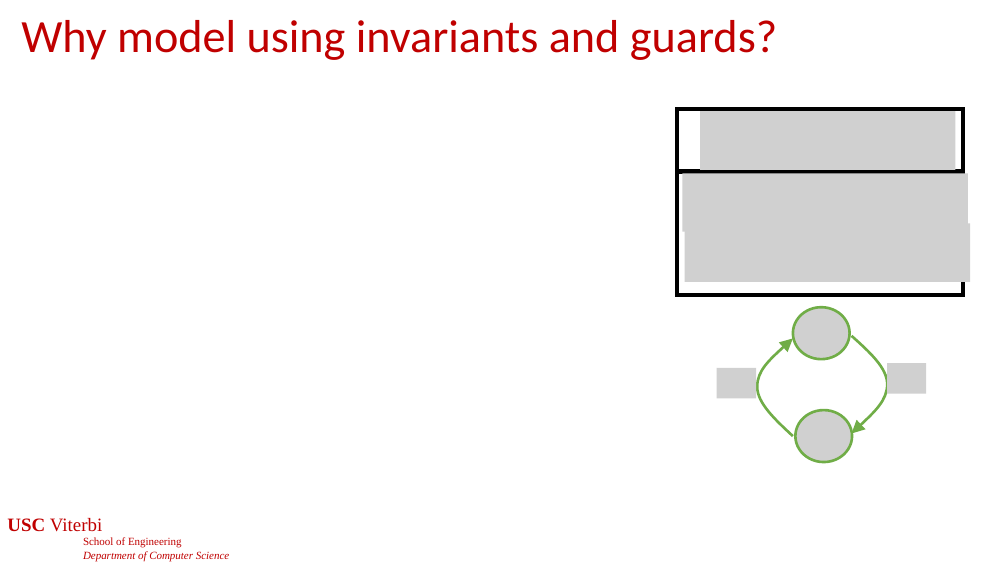
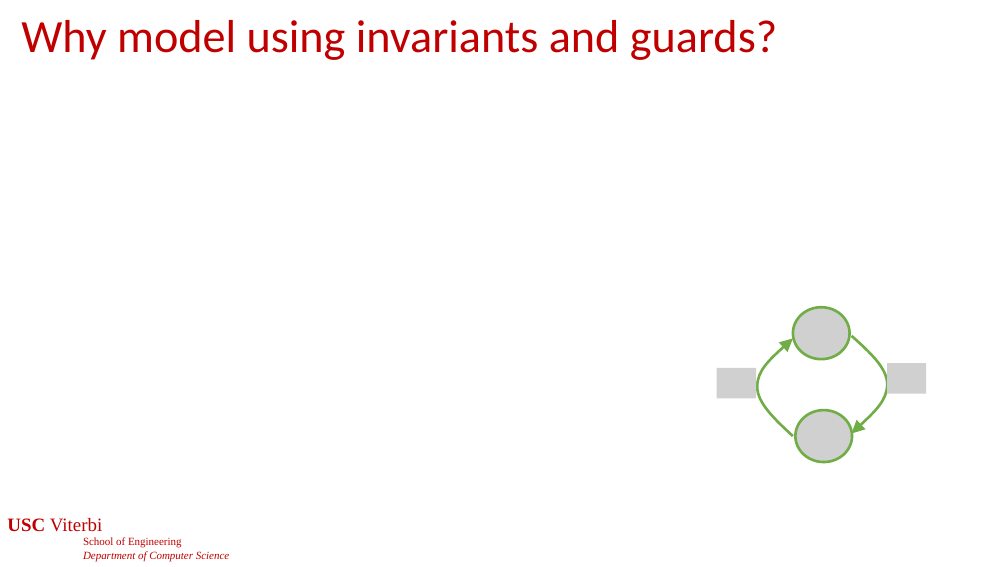
Before and after one commit to jdeshmukh/jdeshmukh.github.io, a slide deck: slide 13 of teaching/cs513-autocps-fall-2025/slides/TimedModels.pptx. Drawn at 1008x567 pixels with LibreOffice and Linux fonts; fonts in the diff are those of the drawing; grey boxes stand for pictures; background and template pictures are left out. Boxes give left, top, right and bottom in pixels: in the first picture for what was removed or moved away, otherwise in the second. Text is boxed around its words. In the diff, an @@ line names an element or a change of style, - is before the commit and + after.

```diff
--- a/teaching/cs513-autocps-fall-2025/slides/TimedModels.pptx
+++ b/teaching/cs513-autocps-fall-2025/slides/TimedModels.pptx
@@ group removed at bbox=[678, 109, 971, 295]: 3 pictures, 1 rectangle, 1 line @@
```
Also in this commit, not shown: 2 other slides changed, 2 other files.
